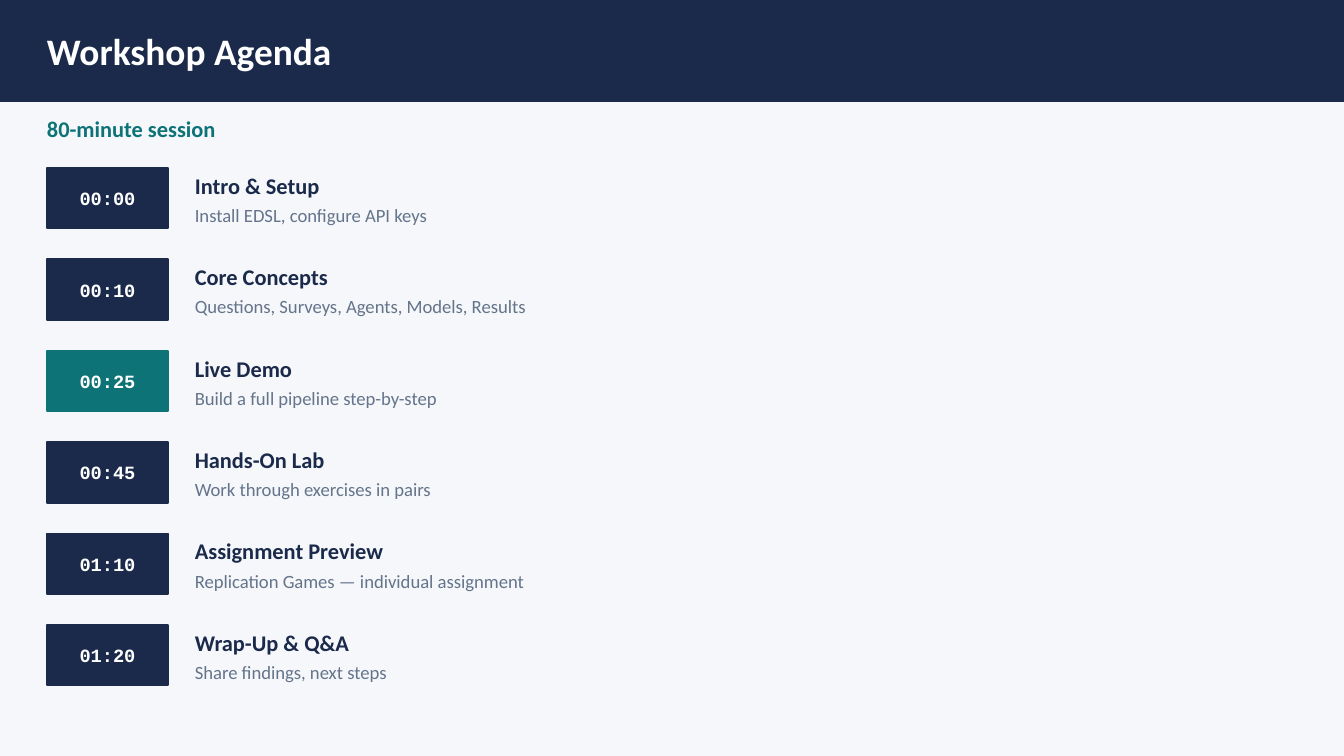
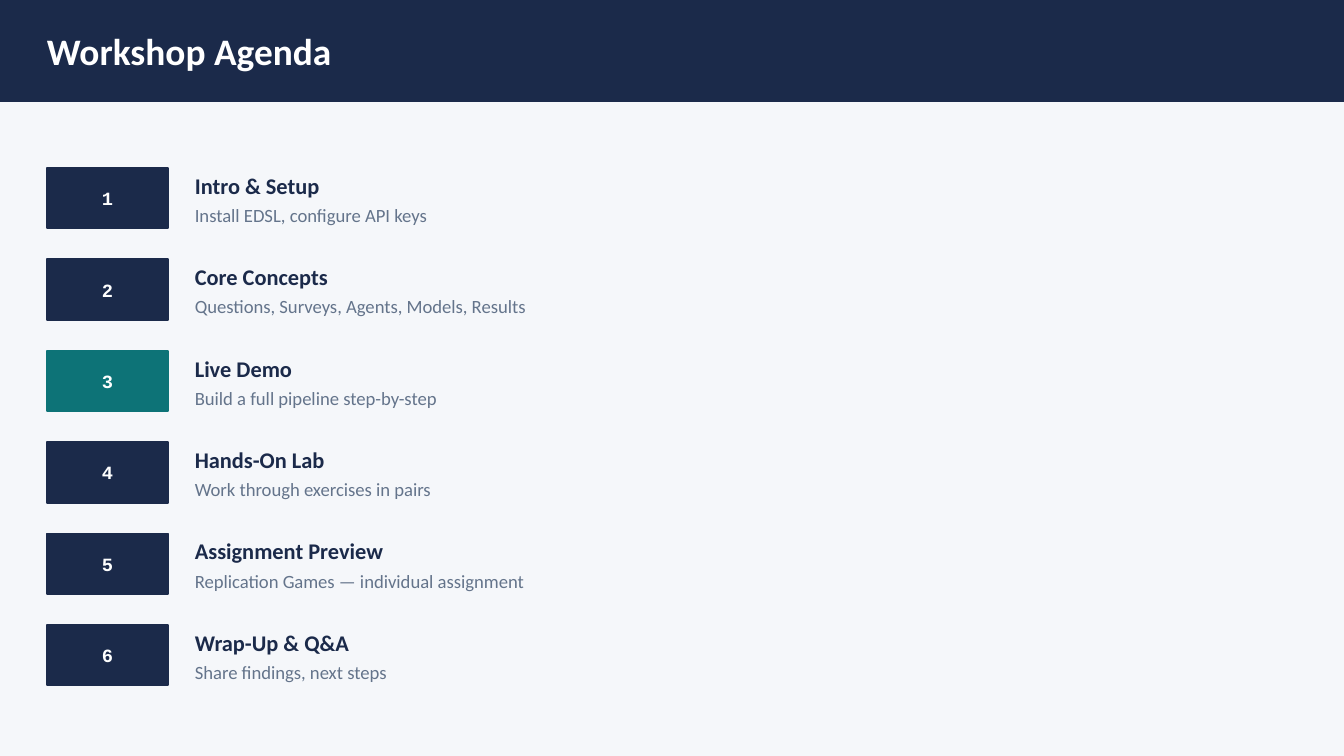
Before and after one commit to VeraMao/MACS30755_Digital-Experiments_EDSL_Workshop, a slide deck: slide 2 of edsl_workshop_slides.pptx. Drawn at 1344x756 pixels with LibreOffice and Linux fonts; fonts in the diff are those of the drawing. Boxes give left, top, right and bottom in pixels: in the first picture for what was removed or moved away, otherwise in the second. Text is boxed around its words. In the diff, an @@ line names an element or a change of style, - is before the commit and + after.

```diff
--- a/edsl_workshop_slides.pptx
+++ b/edsl_workshop_slides.pptx
@@ text removed at (47,121,216,137) @@
-80-minute session
@@ text at (102,192,113,205): text changed @@
-00:00
+1
@@ text at (102,284,113,297): text changed @@
-00:10
+2
@@ text at (102,375,113,389): text changed @@
-00:25
+3
@@ text at (102,466,113,479): text changed @@
-00:45
+4
@@ text at (102,558,113,571): text changed @@
-01:10
+5
@@ text at (102,649,113,662): text changed @@
-01:20
+6
```
Also in this commit, not shown: 9 other slides changed.
